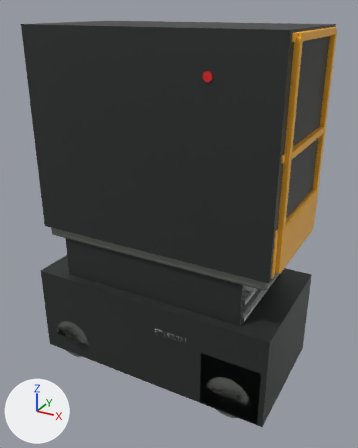
One commit to the Blender file source/blender/es1930m-showcase-v1.0.blend: the scene before it, then after it.
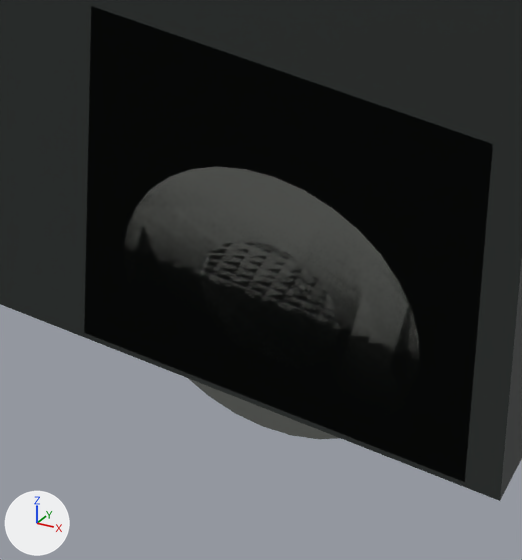
The first picture shows the older version from a 50 mm camera at (1.31, -2.33, 2.07) aimed at (0.04, -0.02, 0.92). The close-ups show the older and then the newer version on the part from 52% to 74% of the width and 79% to 97% of the height of that picture. Only the edits that show in the close-ups are written down. Lighting does not change. The marker at lower left points along +X, +Y and +Z.

Before the edit, the objects in view are built like this:
```python
me_cube_087 = bpy.data.meshes.new('Cube.087')
me_cube_087.from_pydata(...)  # a box spanning x -0.74..0.74, y -0.38..0.38, z -0.275..0.275
me_cube_087.materials.append(mat_control_black)  # dark grey #2c302f
me_cylinder_007 = bpy.data.meshes.new('Cylinder.007')
me_cylinder_007.from_pydata(...)  # a 32-sided cylinder along z spanning x -0.13..0.13, y -0.13..0.13, z -0.045..0.045
me_cylinder_007.materials.append(mat_nonmarking_tire)  # dark grey #5b5d59
me_cylinder_008 = bpy.data.meshes.new('Cylinder.008')
me_cylinder_008.from_pydata(...)  # a 24-sided cylinder along z spanning x -0.061..0.061, y -0.061..0.061, z -0.045..0.045
me_cylinder_008.materials.append(mat_wheel_hub)  # grey #939793
ob_chassis_hit = bpy.data.objects.new('Chassis_Hit', me_cube_087)
ob_chassis_hit.parent = ob_es1930m_root
ob_chassis_hit.location = (0.0, 0.0, 0.3)
ob_fronthub__1 = bpy.data.objects.new('FrontHub_-1', me_cylinder_008)
ob_fronthub__1.parent = ob_steerspindle_r
ob_fronthub__1.location = (0.0, 0.0, 0.0)
ob_fronthub__1.rotation_euler = (1.571, 0.0, 0.0)  # degrees (90, 0, 0)
ob_fronttire__1 = bpy.data.objects.new('FrontTire_-1', me_cylinder_007)
ob_fronttire__1.parent = ob_steerspindle_r
ob_fronttire__1.location = (0.0, 0.0, 0.0)
ob_fronttire__1.rotation_euler = (1.571, 0.0, 0.0)  # degrees (90, 0, 0)
# also in view: 'Steering_Hit' at (0.54, 0.0, 0.2)
```
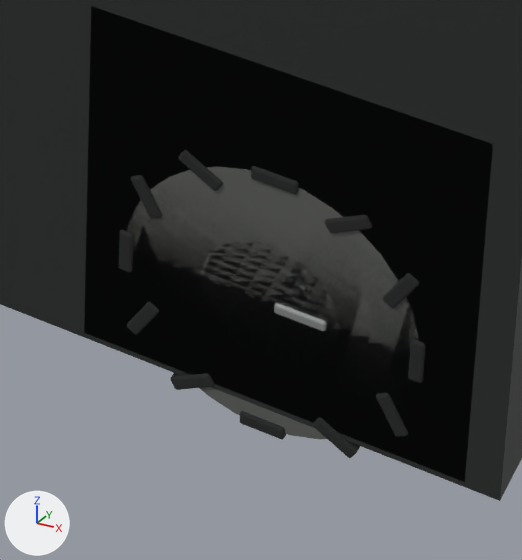
Boxes [x1, y1, x2, y2] around the edits, measured in the close-ups (522 x 560 px):
'FrontTread_-1_10', added (black): after [313, 417, 360, 458]
'FrontTread_-1_03', added (black): after [251, 166, 298, 194]
'FrontTread_-1_02', added (black): after [325, 215, 372, 233]
'FrontTread_-1_04', added (black): after [178, 150, 223, 191]
'FrontTread_-1_11', added (black): after [376, 393, 408, 437]
'FrontTread_-1_01', added (black): after [383, 273, 419, 308]
'FrontTread_-1_00', added (black): after [408, 339, 425, 383]
'FrontHubIndex_-1', added: after [274, 303, 327, 331]
'FrontTread_-1_05', added (black): after [131, 175, 162, 219]
'FrontTread_-1_09', added (black): after [240, 411, 286, 440]
'FrontTread_-1_08', added (black): after [171, 373, 214, 390]
'FrontTread_-1_06', added (black): after [119, 230, 133, 272]
'FrontTread_-1_07', added (black): after [127, 302, 159, 335]

The change, as a diff of the scene's bpy script:
```diff
--- a/source/blender/es1930m-showcase-v1.0.blend.py
+++ b/source/blender/es1930m-showcase-v1.0.blend.py
@@ ob_fronthubindex__1 @@
+ob_fronthubindex__1 = bpy.data.objects.new('FrontHubIndex_-1', me_cube_031_1)  # a box spanning x -0.0225..0.0225, y -0.048..0.048, z -0.005..0.005; in mat_zinc_hardware (light grey #bcc0bd); modifiers BEVEL
+ob_fronthubindex__1.parent = ob_frontwheelroll_r
+ob_fronthubindex__1.location = (0.028, 0.0, 0.0)
@@ ob_frontwheelroll_r @@
+ob_frontwheelroll_r = bpy.data.objects.new('FrontWheelRoll_R', None)
+ob_frontwheelroll_r.parent = ob_steerspindle_r
+ob_frontwheelroll_r.location = (0.0, 0.0, 0.0)
@@ ob_fronttread__1_11 @@
+ob_fronttread__1_11 = bpy.data.objects.new('FrontTread_-1_11', me_cube_030_1)  # a box spanning x -0.02..0.02, y -0.048..0.048, z -0.006..0.006; in mat_control_rubber (black #1d1f1e); modifiers BEVEL
+ob_fronttread__1_11.parent = ob_frontwheelroll_r
+ob_fronttread__1_11.location = (0.111, 0.0, -0.064)
+ob_fronttread__1_11.rotation_euler = (0.0, 7.33, 0.0)  # degrees (0, 60, 0)
@@ ob_fronttread__1_10 @@
+ob_fronttread__1_10 = bpy.data.objects.new('FrontTread_-1_10', me_cube_030_1.copy())  # modifiers BEVEL
+ob_fronttread__1_10.parent = ob_frontwheelroll_r
+ob_fronttread__1_10.location = (0.064, 0.0, -0.111)
+ob_fronttread__1_10.rotation_euler = (0.0, 6.807, 0.0)  # degrees (0, 30, 0)
@@ ob_fronttread__1_09 @@
+ob_fronttread__1_09 = bpy.data.objects.new('FrontTread_-1_09', me_cube_030_1.copy())  # modifiers BEVEL
+ob_fronttread__1_09.parent = ob_frontwheelroll_r
+ob_fronttread__1_09.location = (0.0, 0.0, -0.128)
+ob_fronttread__1_09.rotation_euler = (0.0, 6.283, 0.0)  # degrees (0, 360, 0)
@@ ob_fronttread__1_08 @@
+ob_fronttread__1_08 = bpy.data.objects.new('FrontTread_-1_08', me_cube_030_1.copy())  # modifiers BEVEL
+ob_fronttread__1_08.parent = ob_frontwheelroll_r
+ob_fronttread__1_08.location = (-0.064, 0.0, -0.111)
+ob_fronttread__1_08.rotation_euler = (0.0, 5.76, 0.0)  # degrees (0, 330, 0)
@@ ob_fronttread__1_07 @@
+ob_fronttread__1_07 = bpy.data.objects.new('FrontTread_-1_07', me_cube_030_1.copy())  # modifiers BEVEL
+ob_fronttread__1_07.parent = ob_frontwheelroll_r
+ob_fronttread__1_07.location = (-0.111, 0.0, -0.064)
+ob_fronttread__1_07.rotation_euler = (0.0, 5.236, 0.0)  # degrees (0, 300, 0)
@@ ob_fronttread__1_06 @@
+ob_fronttread__1_06 = bpy.data.objects.new('FrontTread_-1_06', me_cube_030_1.copy())  # modifiers BEVEL
+ob_fronttread__1_06.parent = ob_frontwheelroll_r
+ob_fronttread__1_06.location = (-0.128, 0.0, 0.0)
+ob_fronttread__1_06.rotation_euler = (0.0, 4.712, 0.0)  # degrees (0, 270, 0)
@@ ob_fronttread__1_05 @@
+ob_fronttread__1_05 = bpy.data.objects.new('FrontTread_-1_05', me_cube_030_1.copy())  # modifiers BEVEL
+ob_fronttread__1_05.parent = ob_frontwheelroll_r
+ob_fronttread__1_05.location = (-0.111, 0.0, 0.064)
+ob_fronttread__1_05.rotation_euler = (0.0, 4.189, 0.0)  # degrees (0, 240, 0)
@@ ob_fronttread__1_04 @@
+ob_fronttread__1_04 = bpy.data.objects.new('FrontTread_-1_04', me_cube_030_1.copy())  # modifiers BEVEL
+ob_fronttread__1_04.parent = ob_frontwheelroll_r
+ob_fronttread__1_04.location = (-0.064, 0.0, 0.111)
+ob_fronttread__1_04.rotation_euler = (0.0, 3.665, 0.0)  # degrees (0, 210, 0)
@@ ob_fronttread__1_03 @@
+ob_fronttread__1_03 = bpy.data.objects.new('FrontTread_-1_03', me_cube_030_1.copy())  # modifiers BEVEL
+ob_fronttread__1_03.parent = ob_frontwheelroll_r
+ob_fronttread__1_03.location = (0.0, 0.0, 0.128)
+ob_fronttread__1_03.rotation_euler = (0.0, 3.142, 0.0)  # degrees (0, 180, 0)
@@ ob_fronttread__1_02 @@
+ob_fronttread__1_02 = bpy.data.objects.new('FrontTread_-1_02', me_cube_030_1.copy())  # modifiers BEVEL
+ob_fronttread__1_02.parent = ob_frontwheelroll_r
+ob_fronttread__1_02.location = (0.064, 0.0, 0.111)
+ob_fronttread__1_02.rotation_euler = (0.0, 2.618, 0.0)  # degrees (0, 150, 0)
@@ ob_fronttread__1_01 @@
+ob_fronttread__1_01 = bpy.data.objects.new('FrontTread_-1_01', me_cube_030_1.copy())  # modifiers BEVEL
+ob_fronttread__1_01.parent = ob_frontwheelroll_r
+ob_fronttread__1_01.location = (0.111, 0.0, 0.064)
+ob_fronttread__1_01.rotation_euler = (0.0, 2.094, 0.0)  # degrees (0, 120, 0)
@@ ob_fronttread__1_00 @@
+ob_fronttread__1_00 = bpy.data.objects.new('FrontTread_-1_00', me_cube_030_1.copy())  # modifiers BEVEL
+ob_fronttread__1_00.parent = ob_frontwheelroll_r
+ob_fronttread__1_00.location = (0.128, 0.0, 0.0)
+ob_fronttread__1_00.rotation_euler = (0.0, 1.571, 0.0)  # degrees (0, 90, 0)
```
